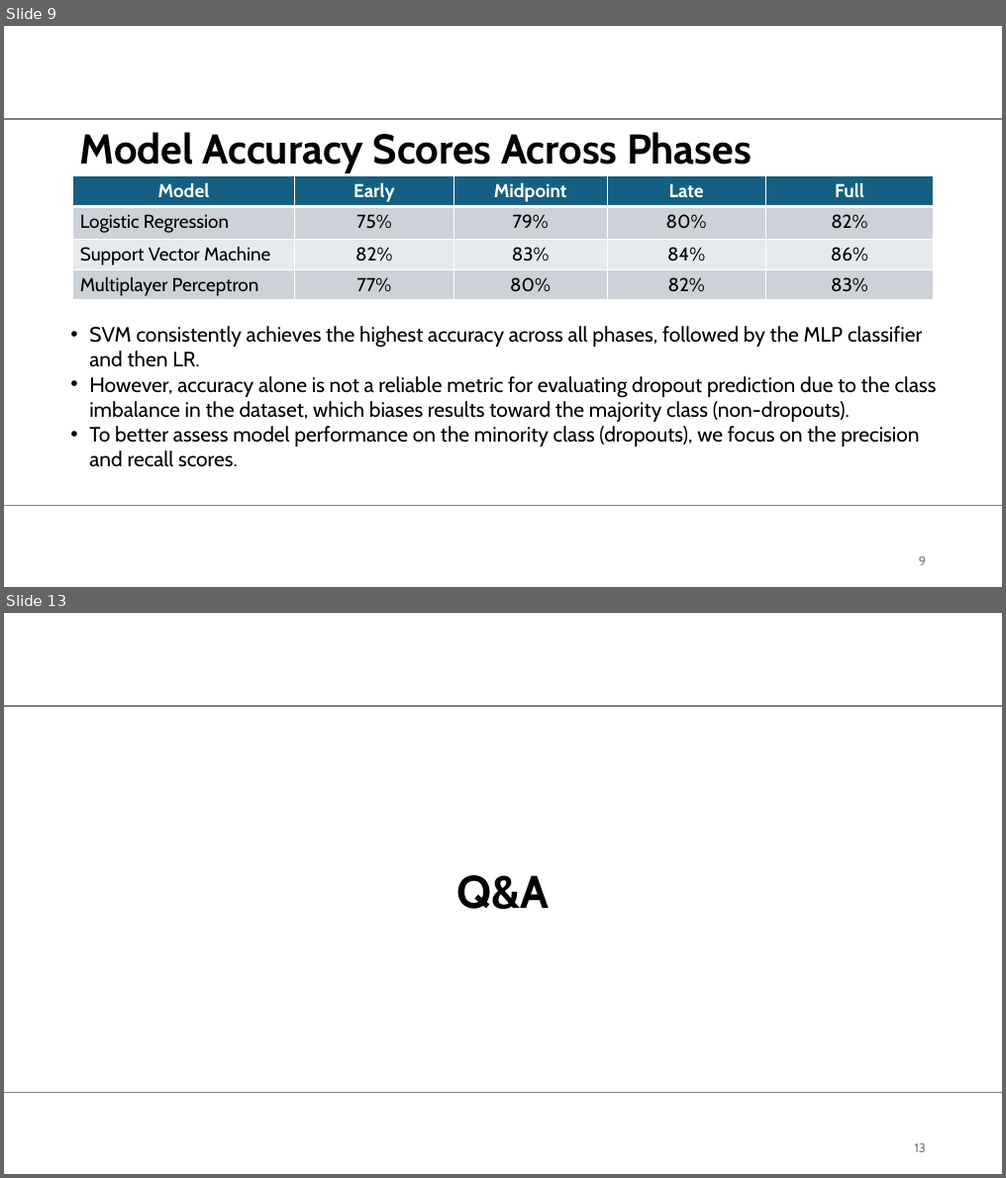
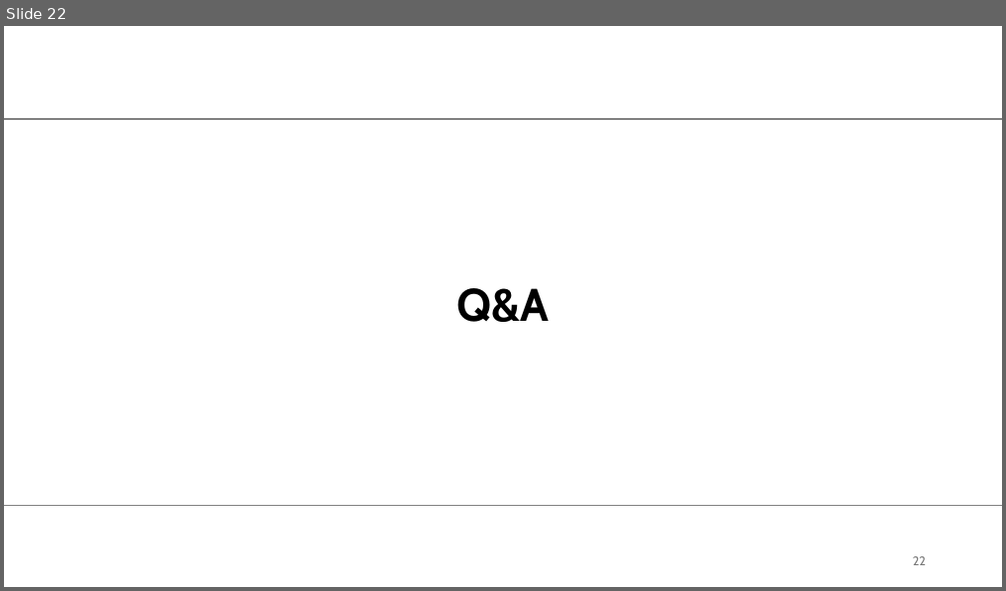
Before and after one commit to MScProjs/MScProject2025-Ali-Suhail, a slide deck: documents/presentation drafts/2605549_presentation.pptx. Shown one above the other, each under a label of ours: slides 9 and 13 before the commit, slide 22 after it; the slides between them are not shown. The pictures are 1006x1178 and 1006x591 pixels, drawn with LibreOffice and Linux fonts; fonts in the diff are those of the drawing; background and template pictures are left out. Boxes give left, top, right and bottom in pixels: in the first picture for what was removed or moved away, otherwise in the second. Text is boxed around its words. In the diff, an @@ line names an element or a change of style, - is before the commit and + after.

```diff
--- a/documents/presentation drafts/2605549_presentation.pptx
+++ b/documents/presentation drafts/2605549_presentation.pptx
@@ slide 9 removed at [4, 26, 1002, 587], background #FFFFFF; not listed: 2 template elements that a slide beside it also shows @@
@@ title removed at [80, 132, 751, 174] @@
-Model Accuracy Scores Across Phases
@@ table removed at [73, 176, 934, 301], 4 rows, 5 columns @@
-Model | Early | Midpoint | Late | Full
-Logistic Regression | 75% | 79% | 80% | 82%
-Support Vector Machine | 82% | 83% | 84% | 86%
-Multiplayer Perceptron | 77% | 80% | 82% | 83%
@@ text removed at [89, 326, 937, 468] @@
-• SVM consistently achieves the highest accuracy across all phases, followed by the MLP classifier and then LR.
-• However, accuracy alone is not a reliable metric for evaluating dropout prediction due to the class imbalance in the dataset, which biases results toward the majority class (non-dropouts).
-• To better assess model performance on the minority class (dropouts), we focus on the precision and recall scores.
@@ page number removed at [919, 557, 926, 566] @@
-9
@@ what was slide 13 is now slide 22 @@
@@ page number at [913, 557, 926, 566]: text changed @@
-13
+22
```
Also in this commit, not shown: 7 slides changed, 13 slides added, 3 other slides removed, 1 other file.
